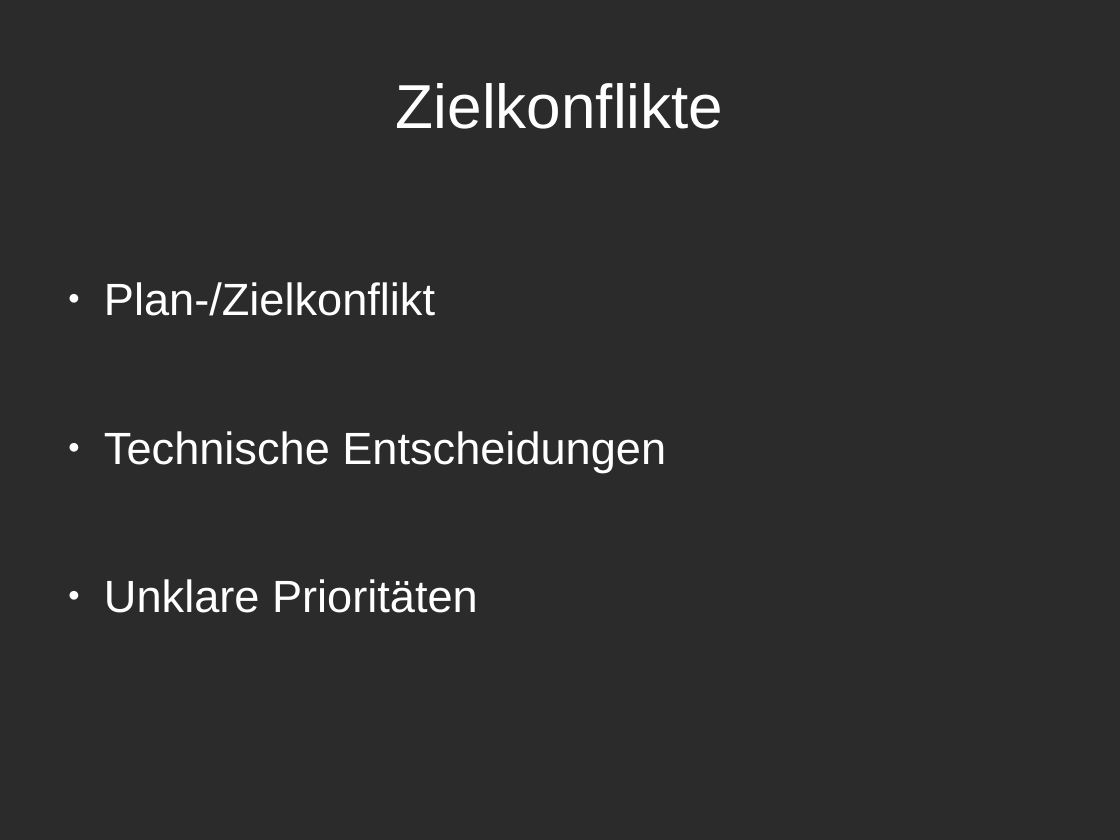
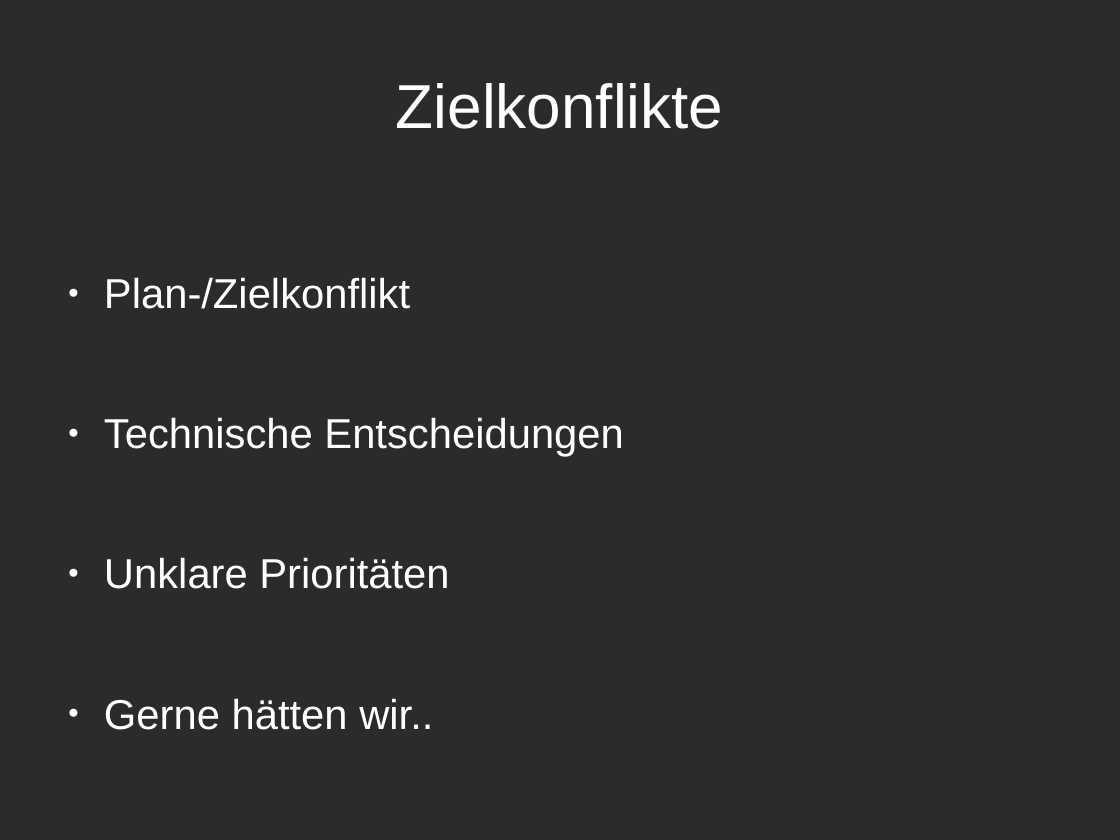
Before and after one commit to mksaf/EX-GSO-SE1, a slide deck: slide 4 of presentation.odp. Drawn at 1120x840 pixels with LibreOffice and Linux fonts; fonts in the diff are those of the drawing; background and template pictures are left out; a plain dark background stands for a picture behind light text. Boxes give left, top, right and bottom in pixels: in the first picture for what was removed or moved away, otherwise in the second. Text is boxed around its words. In the diff, an @@ line names an element or a change of style, - is before the commit and + after.

```diff
--- a/presentation.odp
+++ b/presentation.odp
@@ text at [104, 277, 623, 589]: size 32 to 29.6 pt in "Plan-/Zielkonflikt", "Technische Entscheidungen", "Unklare Prioritäten" @@
@@ text at [104, 698, 433, 730]: paragraph added @@
+● Gerne hätten wir..
```
Also in this commit, not shown: 2 other slides changed, 2 other files.
